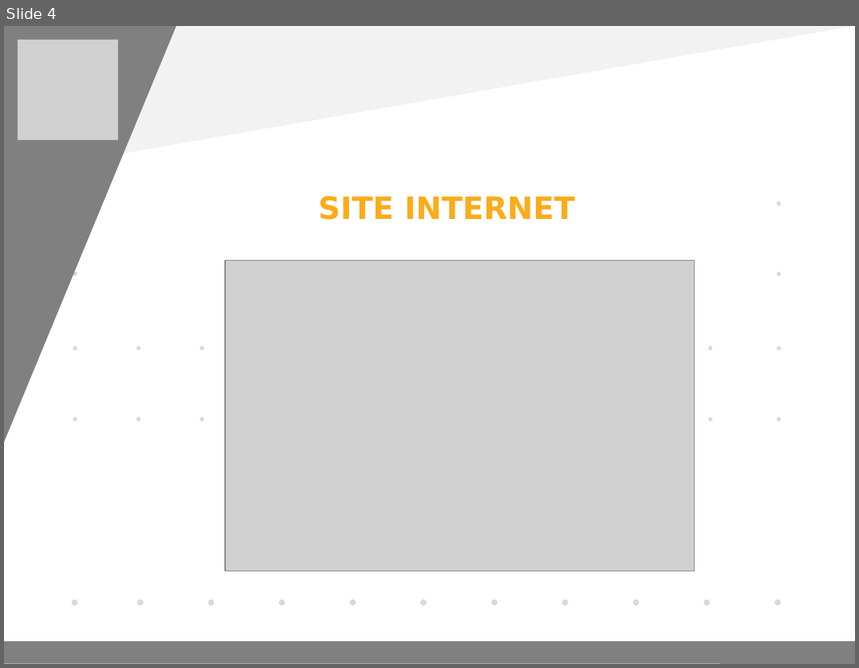
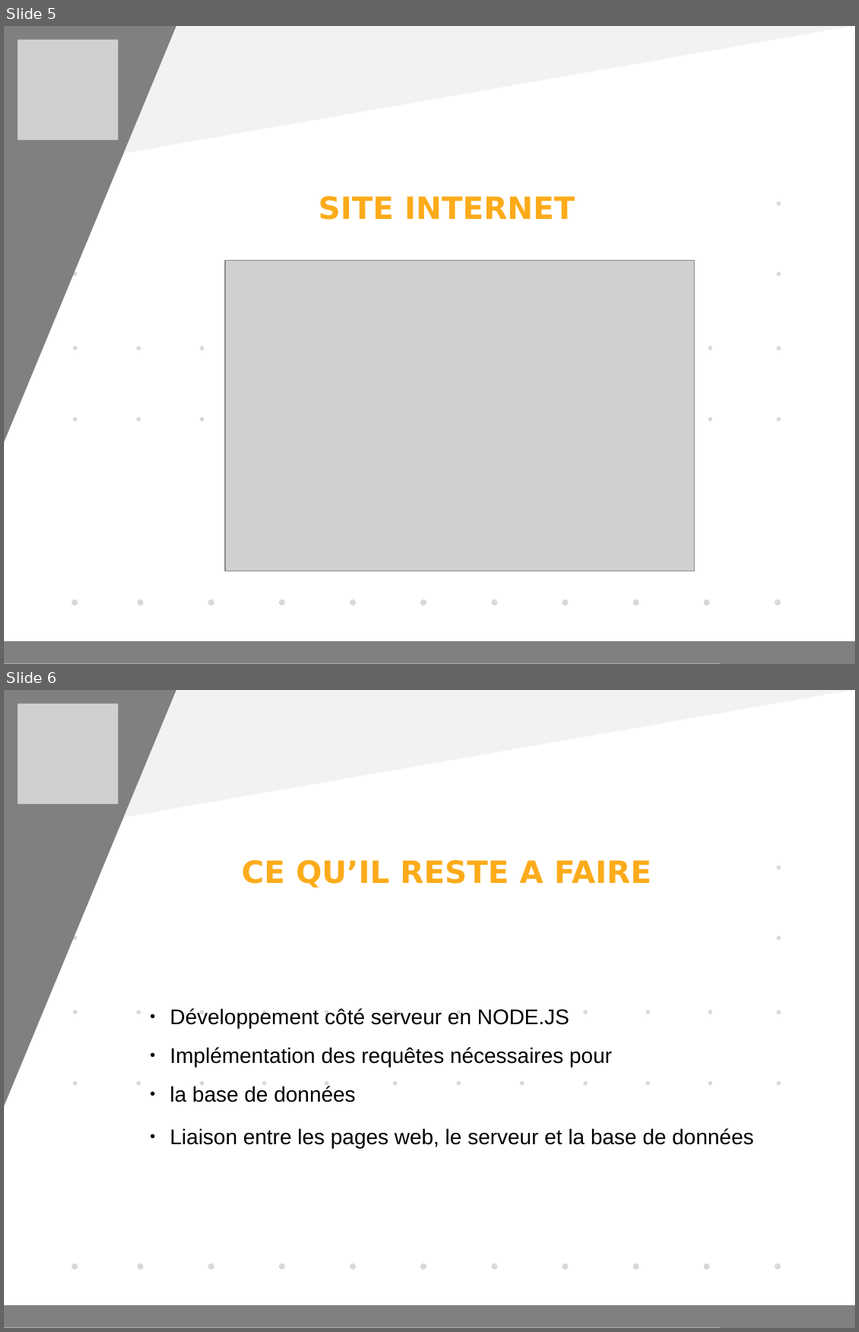
Before and after one commit to YohannBethoule/AnnuaireCollaboratif, a slide deck: diapo.odp. Shown one above the other, each under a label of ours: slide 4 before the commit, slides 5 and 6 after it. The pictures are 859x668 and 859x1332 pixels, drawn with LibreOffice and Linux fonts; fonts in the diff are those of the drawing; grey boxes stand for pictures. Boxes give left, top, right and bottom in pixels: in the first picture for what was removed or moved away, otherwise in the second. Text is boxed around its words. In the diff, an @@ line names an element or a change of style, - is before the commit and + after.

```diff
--- a/diapo.odp
+++ b/diapo.odp
@@ slide 6 added at (4,690,855,1328), background #FFFFFF; not listed: 29 template elements that a slide beside it also shows @@
@@ picture added at (18,704,119,805) @@
@@ title added at (242,860,652,888), 26 pt, text #FCAB1A, bold @@
+CE QU’IL RESTE A FAIRE
@@ text added at (170,1008,753,1148), 18 pt, text #000000 @@
+● Développement côté serveur en NODE.JS
+● Implémentation des requêtes nécessaires pour
+● la base de données
+● Liaison entre les pages web, le serveur et la base de données
@@ ellipse added at (262,1010,266,1015), fill #D9D9D9 @@
@@ ellipse added at (325,1010,329,1015), fill #D9D9D9 @@
@@ ellipse added at (393,1010,397,1015), fill #D9D9D9 @@
@@ ellipse added at (457,1010,461,1015), fill #D9D9D9 @@
@@ ellipse added at (520,1010,524,1015), fill #D9D9D9 @@
@@ ellipse added at (584,1010,588,1015), fill #D9D9D9 @@
@@ ellipse added at (645,1010,650,1015), fill #D9D9D9 @@
@@ ellipse added at (262,1081,266,1086), fill #D9D9D9 @@
@@ ellipse added at (325,1081,329,1086), fill #D9D9D9 @@
@@ ellipse added at (393,1081,397,1086), fill #D9D9D9 @@
@@ ellipse added at (457,1081,461,1086), fill #D9D9D9 @@
@@ ellipse added at (520,1081,524,1086), fill #D9D9D9 @@
@@ ellipse added at (584,1081,588,1086), fill #D9D9D9 @@
@@ ellipse added at (645,1081,650,1086), fill #D9D9D9 @@
@@ rectangle added at (721,1306,855,1328), fill #808080, outline #808080 0 pt @@
@@ what was slide 4 is now slide 5 @@
```
Also in this commit, not shown: 1 other slide added, 2 other files.
